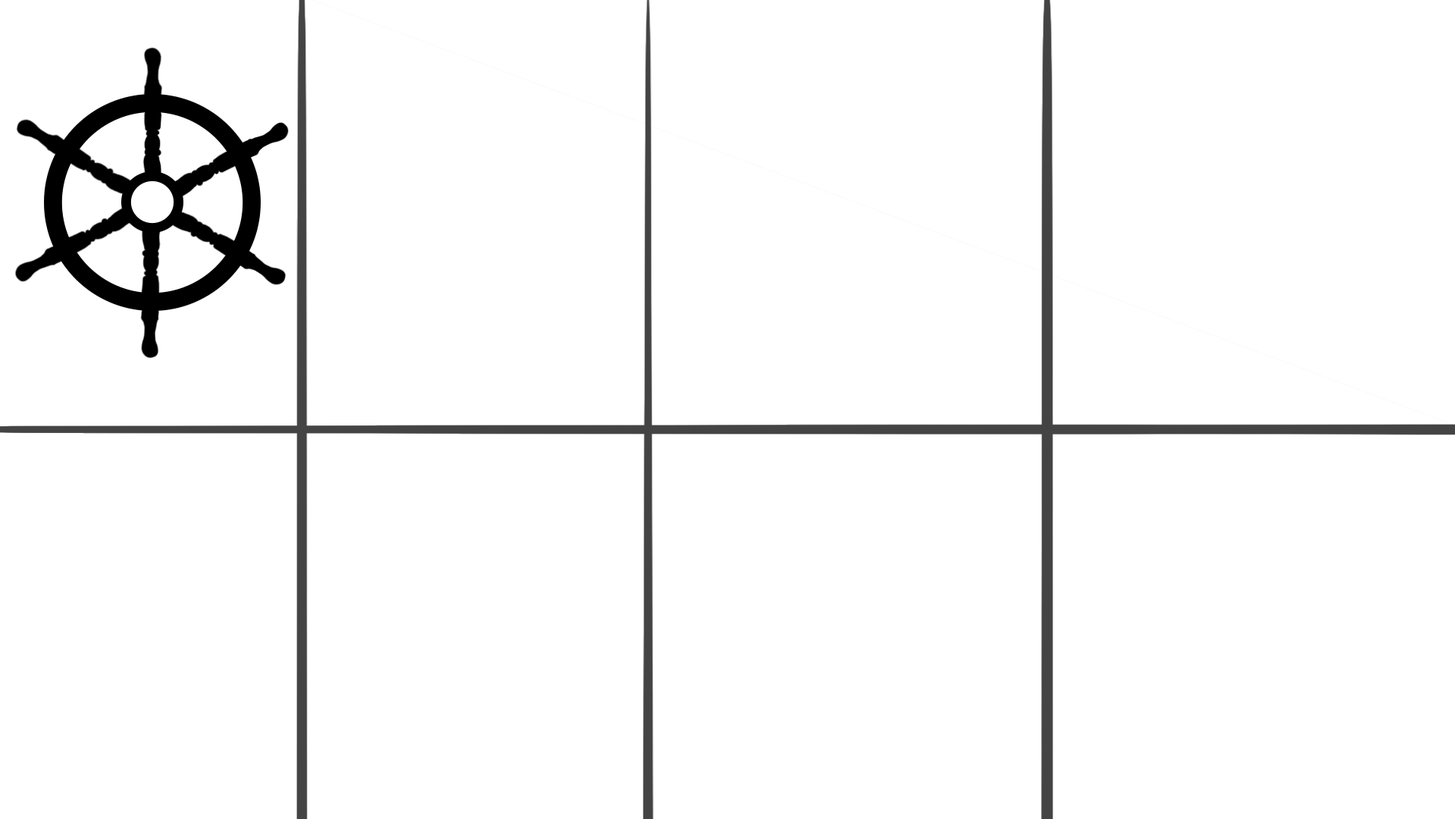
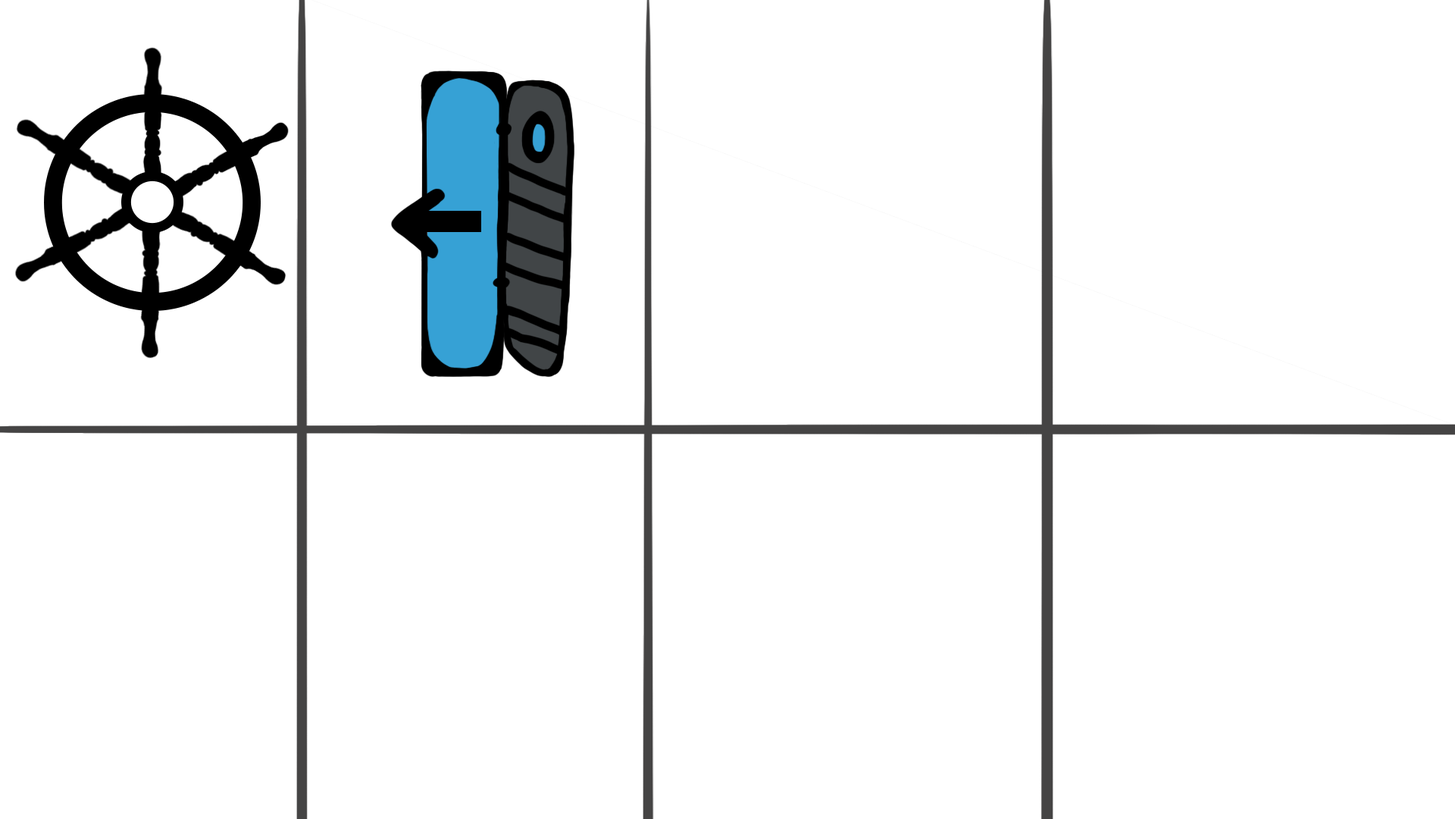
Revision of a layered 1455x819 image; what changed, layer by layer:
added group "Exit button" with 2 layers above "settings icon" over <box>390,70,576,378</box>
added layer "Layer 13" in group "Exit button" over <box>390,70,576,378</box>
added layer "Layer 14" in group "Exit button" over <box>422,72,574,374</box>
showed "Background" over <box>390,70,576,378</box>
